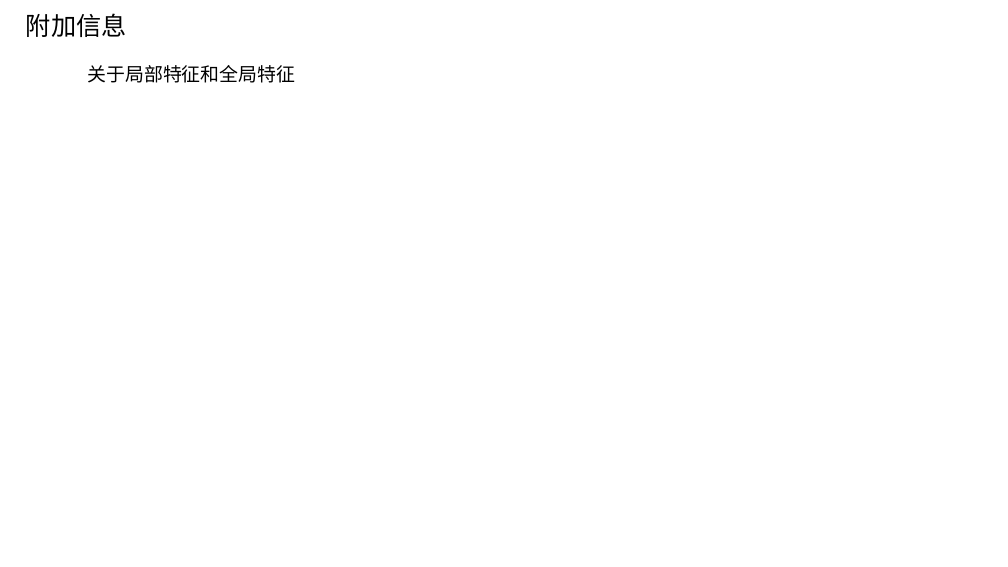
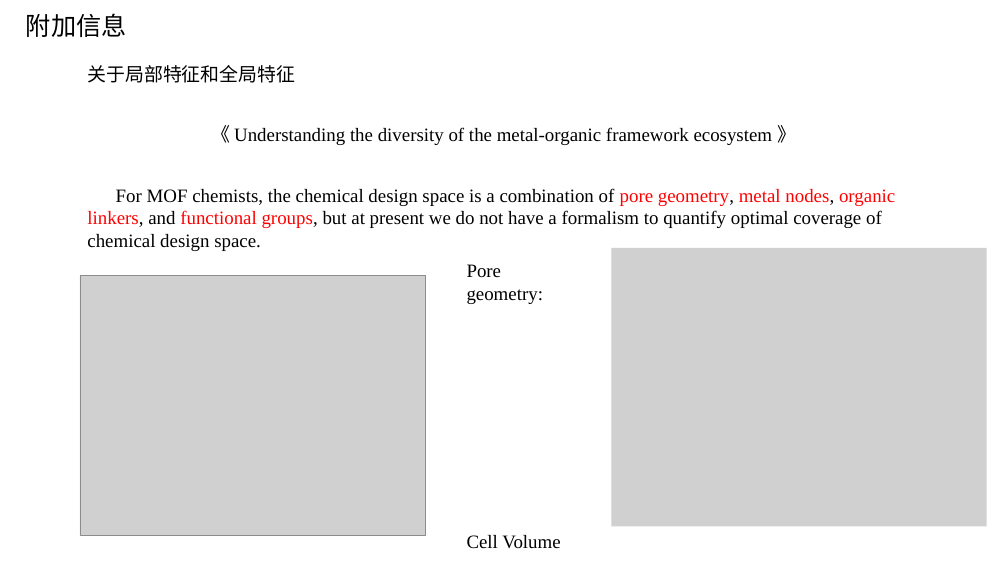
Before and after one commit to TheBestOrNothing-gwh/weekly, a slide deck: slide 16 of COFs属性预测.pptx. Drawn at 1008x567 pixels with LibreOffice and Linux fonts; fonts in the diff are those of the drawing; grey boxes stand for pictures. Boxes give left, top, right and bottom in pixels: in the first picture for what was removed or moved away, otherwise in the second. Text is boxed around its words. In the diff, an @@ line names an element or a change of style, - is before the commit and + after.

```diff
--- a/COFs属性预测.pptx
+++ b/COFs属性预测.pptx
@@ text added at (x1=211, y1=125, x2=797, y2=145), 18 pt, text #000000 @@
+《 Understanding the diversity of the metal-organic framework ecosystem 》
@@ text added at (x1=87, y1=188, x2=895, y2=251), 18 pt, text #000000 @@
+For MOF chemists, the chemical design space is a combination of pore geometry, metal nodes, organic linkers, and functional groups, but at present we do not have a formalism to quantify optimal coverage of chemical design space.
@@ text added at (x1=467, y1=264, x2=543, y2=304), 18 pt, text #000000 @@
+Pore geometry:
@@ picture added at (x1=612, y1=248, x2=987, y2=526) @@
@@ picture added at (x1=80, y1=275, x2=426, y2=535) @@
@@ text added at (x1=467, y1=535, x2=560, y2=549), 18 pt, text #000000 @@
+Cell Volume
```
Also in this commit, not shown: 1 slide added, 1 slide removed.
